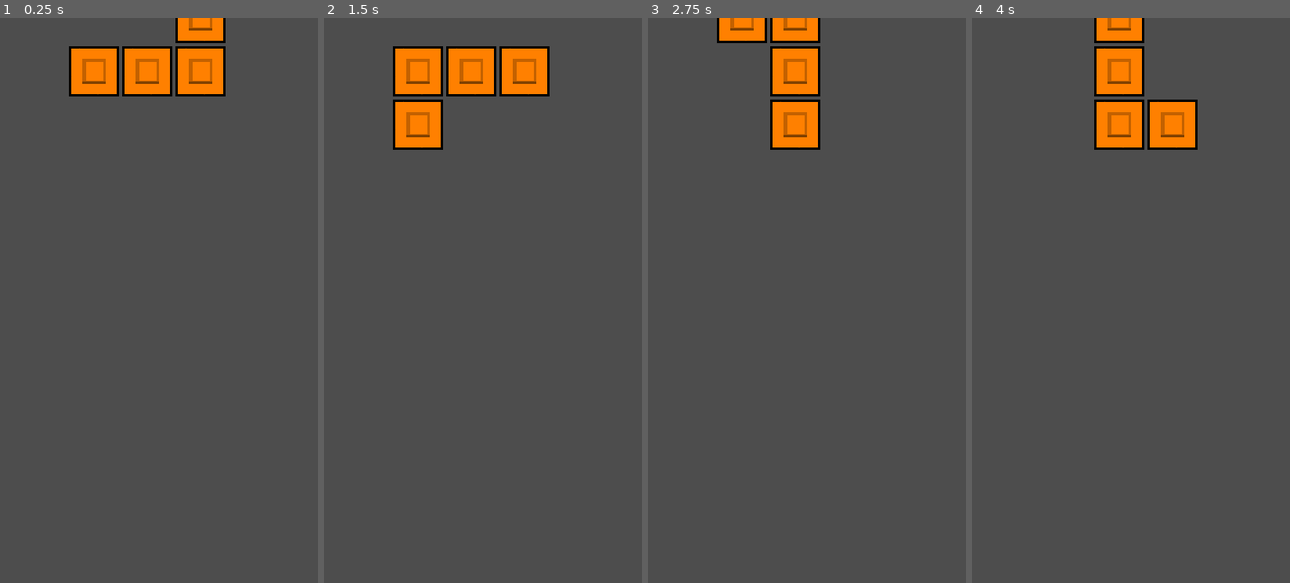
Above: before the commit, frames 1-4 (left to right).
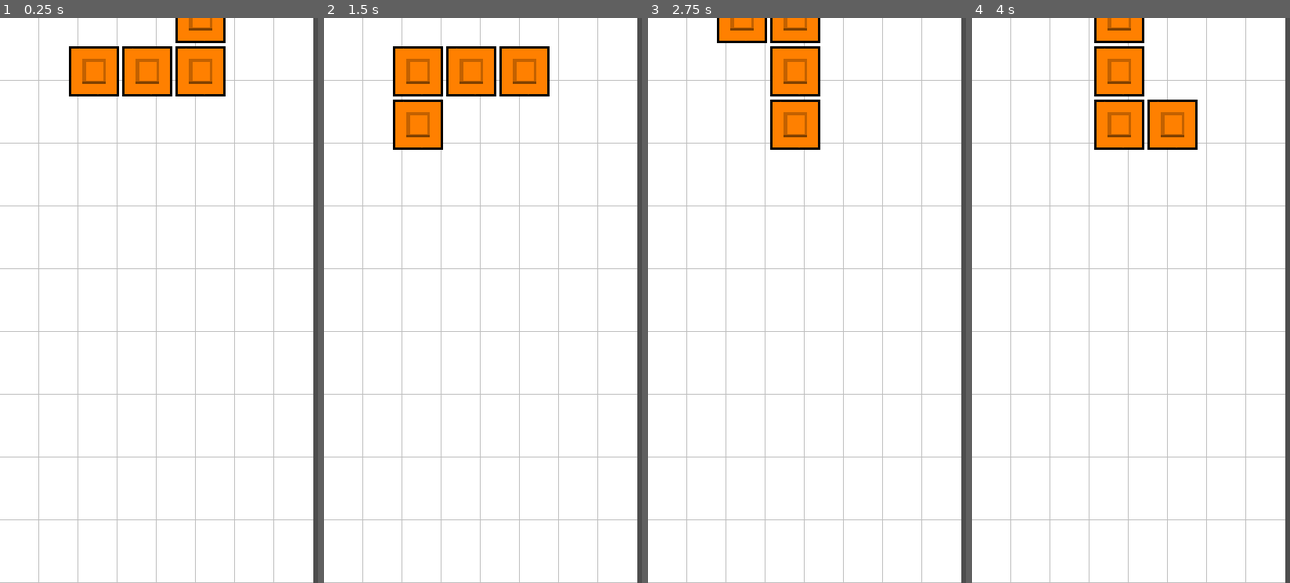
Above: after the commit, the same moments.

Repository: CheeseLord/practris
Game: Godot game, scene res://play_area.tscn
Two runs of this game, one before a commit and one after it. Both use one fixed random seed, a clock stepped at 60 frames per second and the inputs below. The project has no main scene, so this scene is started directly.
Inputs:
- Up to frame 1 (0.25 s): no input
- Up to frame 2 (1.5 s): tap Enter at 0.5 s; hold Up (rotate) 0.53-1.28 s; tap Space at 1.25 s; tap Up (rotate) at 1.35 s
- Up to frame 3 (2.75 s): tap Enter at 2 s; hold Up (rotate) from 2.03 s (still down)
- Up to frame 4 (4 s): tap Space at 2.75 s; release Up (rotate) at 2.78 s; tap Up (rotate) at 2.85 s; tap Enter at 3.5 s; hold Up (rotate) from 3.53 s (still down)

The runs differ from the first frame. In frame 1, 94% of the frame differs, in the area x 0-99%, y 0-100%; in frame 2, 93%; in frame 3, 94%; in frame 4, 94%.

Commit message:
Added temporary grid lines

Diff:
--- a/PlayArea.gd
+++ b/PlayArea.gd
@@ -56,5 +56,5 @@
 # Return the (Godot) coordinates of (the top-left corner of) the cell at the
 # given indices
 func grid_indices_to_pos(row: int, col: int) -> Vector2:
-	var my_size = $CollisionShape2D.shape.size
+	var my_size = $PlayAreaRect.shape.size
 	return Vector2(col * my_size.x / width, row * my_size.y / height)
--- /dev/null
+++ b/background.gd
@@ -0,0 +1,24 @@
+extends Node2D
+
+
+# Called when the node enters the scene tree for the first time.
+func _ready():
+	pass # Replace with function body.
+
+
+# Called every frame. 'delta' is the elapsed time since the previous frame.
+func _process(delta):
+	pass
+
+func _draw():
+	var play_area = $"../PlayAreaRect".shape.size
+	var num_col = 8 # TODO fix this magic number which is clearly wrong
+	var num_row = 10 # TODO fix this magic number which is clearly wrong
+	var grid_height = play_area.y / num_row
+	var grid_width = play_area.x / num_col
+	draw_rect(Rect2(Vector2(0,0), $"../PlayAreaRect".shape.size), Color(1,1,1))
+	for r in range(1, num_row):
+		draw_line(Vector2(0.0, r * grid_height), Vector2(play_area.x, r * grid_height), Color.GRAY, 1.0)
+	for c in range(1, num_col):
+		draw_line(Vector2(c * grid_width, 0.0), Vector2(c * grid_width, play_area.y), Color.GRAY, 1.0)
+	pass
--- a/play_area.tscn
+++ b/play_area.tscn
@@ -1,7 +1,8 @@
-[gd_scene load_steps=4 format=3 uid="uid://c6feuxqyp46rq"]
+[gd_scene load_steps=5 format=3 uid="uid://b444re7jrsfdu"]
 
 [ext_resource type="Script" path="res://PlayArea.gd" id="1_j1ryn"]
 [ext_resource type="PackedScene" uid="uid://25aqyp7kjxck" path="res://tetromino.tscn" id="2_l8ugg"]
+[ext_resource type="Script" path="res://background.gd" id="3_yl24s"]
 
 [sub_resource type="RectangleShape2D" id="RectangleShape2D_egnjb"]
 size = Vector2(400, 800)
@@ -10,5 +11,8 @@
 script = ExtResource("1_j1ryn")
 tetromino_scene = ExtResource("2_l8ugg")
 
-[node name="CollisionShape2D" type="CollisionShape2D" parent="."]
+[node name="PlayAreaRect" type="CollisionShape2D" parent="."]
 shape = SubResource("RectangleShape2D_egnjb")
+
+[node name="Background" type="Node2D" parent="."]
+script = ExtResource("3_yl24s")
